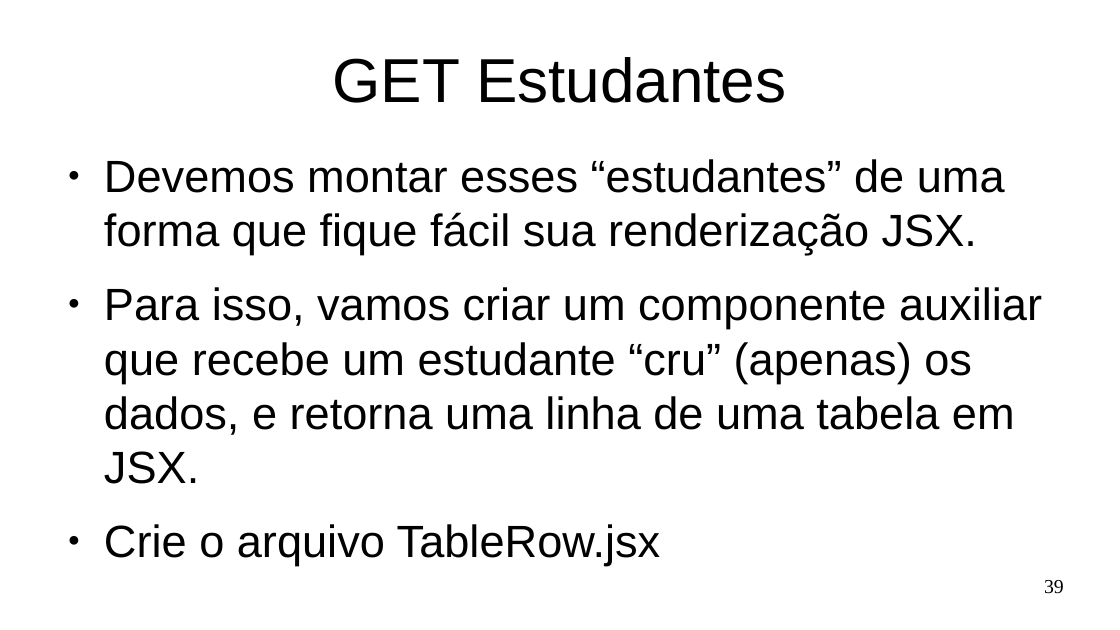
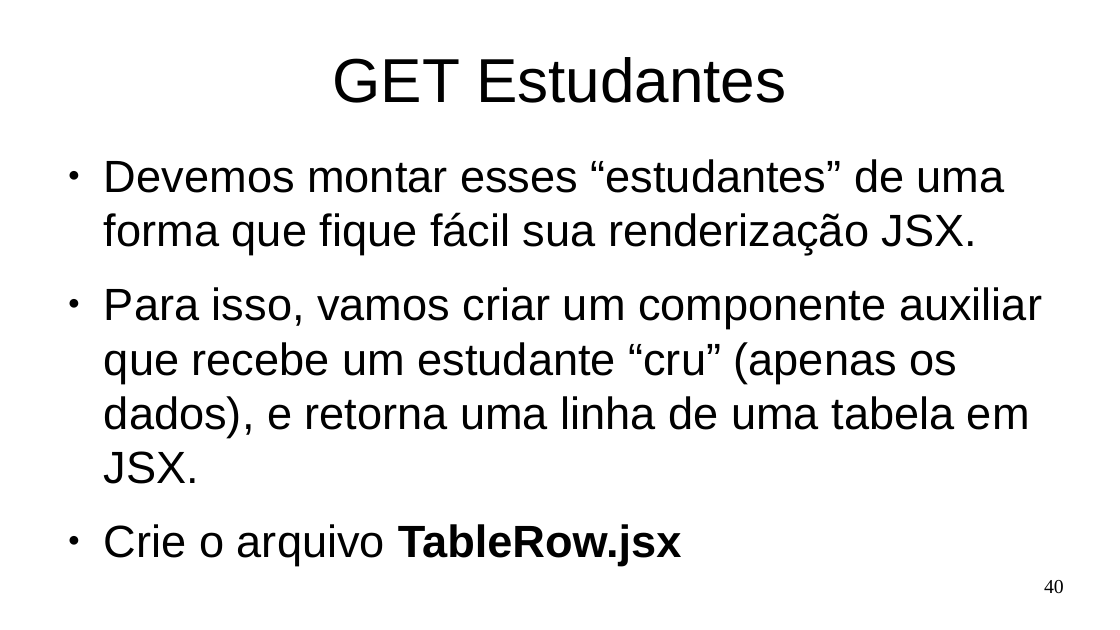
Before and after one commit to Marques-Dev/WEB_2020-1, a slide deck: slide 40 of SLIDES/aula03.odp (slide 39 before the commit). Drawn at 1120x630 pixels with LibreOffice and Linux fonts; fonts in the diff are those of the drawing. Boxes give left, top, right and bottom in pixels: in the first picture for what was removed or moved away, otherwise in the second. Text is boxed around its words. In the diff, an @@ line names an element or a change of style, - is before the commit and + after.

```diff
--- a/SLIDES/aula03.odp
+++ b/SLIDES/aula03.odp
@@ text at [104, 287, 1042, 484]: text changed @@
-● Para isso, vamos criar um componente auxiliar que recebe um estudante “cru” (apenas) os dados, e retorna uma linha de uma tabela em JSX.
+● Para isso, vamos criar um componente auxiliar que recebe um estudante “cru” (apenas os dados), e retorna uma linha de uma tabela em JSX.
@@ text at [104, 524, 681, 566]: bold on in "TableRow.jsx" @@
@@ page number at [1044, 580, 1064, 594]: text changed @@
-39
+40
```
Also in this commit, not shown: 15 other slides changed, 9 slides added, 6 other files.
